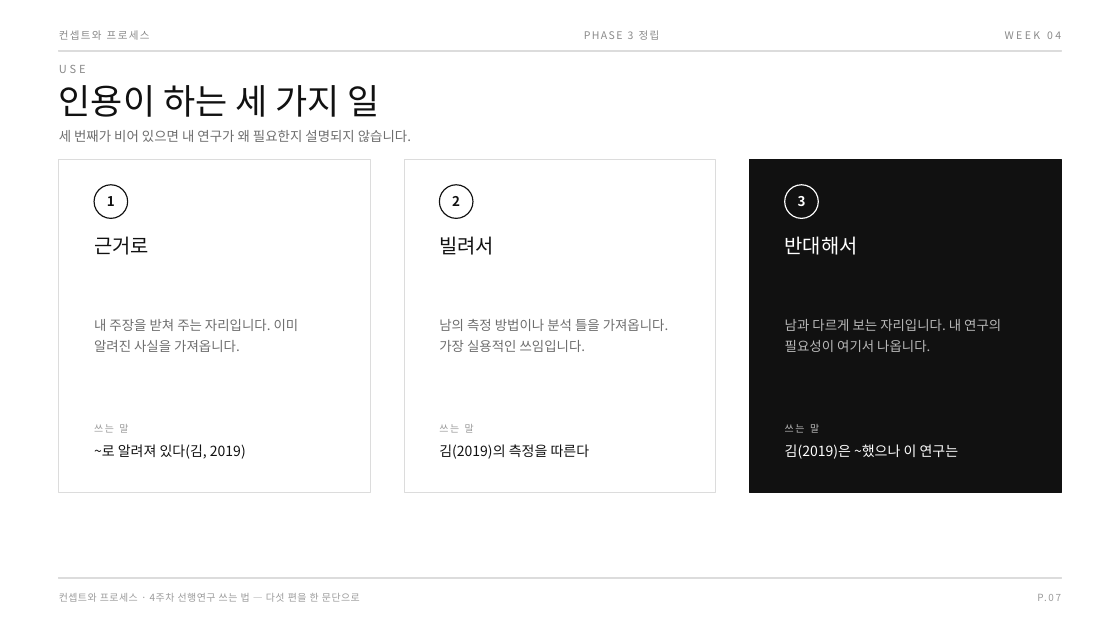
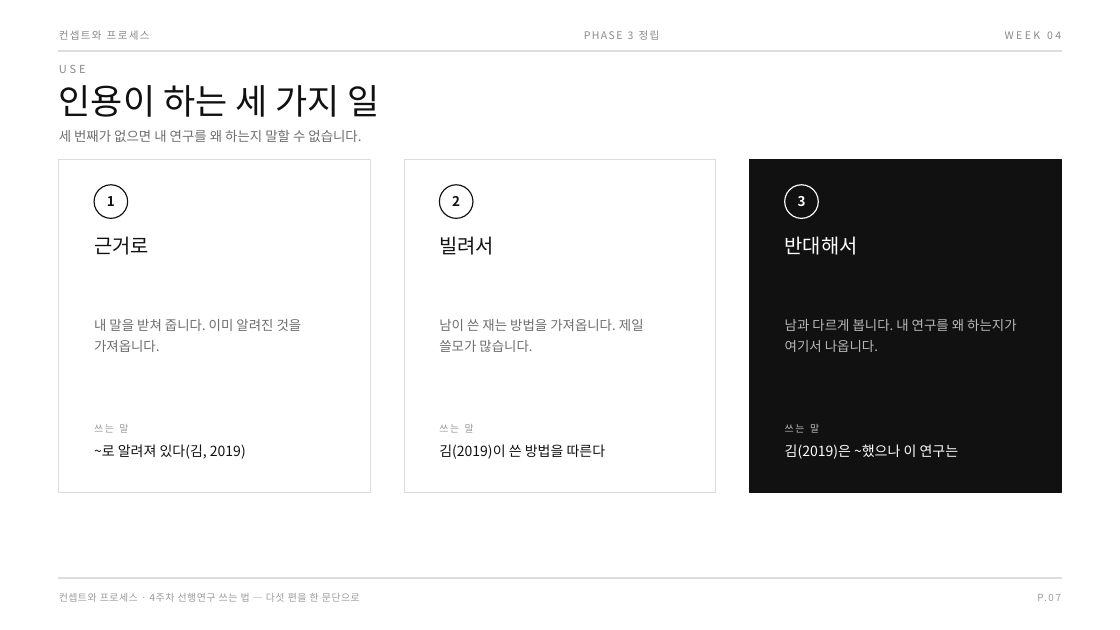
Before and after one commit to design-eng/MIN.D, a slide deck: slide 12 of dist/weeks-대학원/컨셉트와프로세스_04주차_선행연구쓰는법.pptx. Drawn at 1120x630 pixels with LibreOffice and Linux fonts; fonts in the diff are those of the drawing. Boxes give left, top, right and bottom in pixels: in the first picture for what was removed or moved away, otherwise in the second. Text is boxed around its words. In the diff, an @@ line names an element or a change of style, - is before the commit and + after.

```diff
--- a/dist/weeks-대학원/컨셉트와프로세스_04주차_선행연구쓰는법.pptx
+++ b/dist/weeks-대학원/컨셉트와프로세스_04주차_선행연구쓰는법.pptx
@@ text at [59,130,361,142]: text changed @@
-세 번째가 비어 있으면 내 연구가 왜 필요한지 설명되지 않습니다.
+세 번째가 없으면 내 연구를 왜 하는지 말할 수 없습니다.
@@ text at [94,319,302,352]: text changed @@
-내 주장을 받쳐 주는 자리입니다. 이미 알려진 사실을 가져옵니다.
+내 말을 받쳐 줍니다. 이미 알려진 것을 가져옵니다.
@@ text at [439,319,644,352]: text changed @@
-남의 측정 방법이나 분석 틀을 가져옵니다. 가장 실용적인 쓰임입니다.
+남이 쓴 재는 방법을 가져옵니다. 제일 쓸모가 많습니다.
@@ text at [785,319,1016,352]: text changed @@
-남과 다르게 보는 자리입니다. 내 연구의 필요성이 여기서 나옵니다.
+남과 다르게 봅니다. 내 연구를 왜 하는지가 여기서 나옵니다.
@@ text at [439,444,606,459]: text changed @@
-김(2019)의 측정을 따른다
+김(2019)이 쓴 방법을 따른다
```
Also in this commit, not shown: 15 other slides changed, 4 other files.
